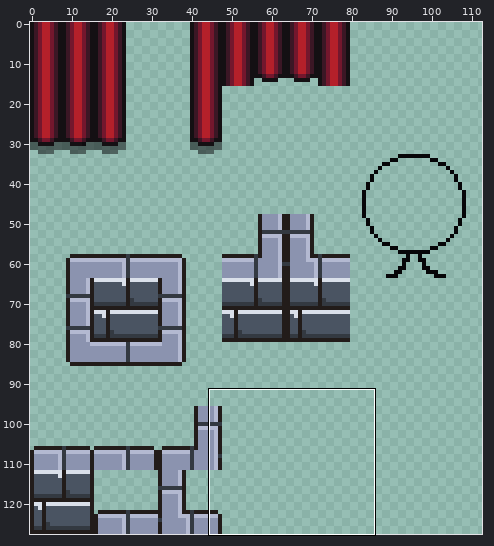
Sprite sheet, stored at Assets/Art/Pixel Art/Tiles/Stage Props.png. Above: a wide view before the commit, with the close-up outlined.
Close-up. Old version:
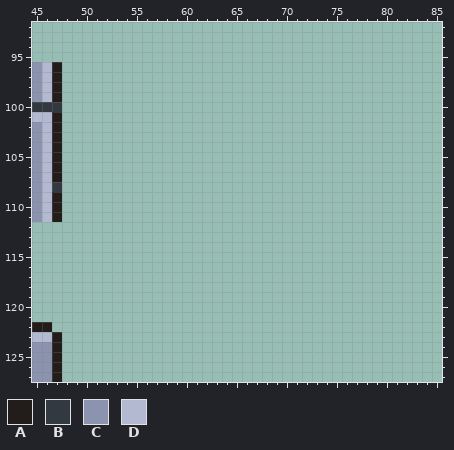
The file is 128x128 pixels. Shown: x 45..85, y 92..127. The wide view leaves out empty margins.
Palette (. is transparent): A #221c1a  B #333941  C #8b93af  D #b3b9d1
Pixels before, first column x 45:
 96 CDA
 97 CDA
 98 CDA
 99 CDA
100 BBB
101 DDA
102 CDA
103 CDA
104 CDA
105 CDA
106 CDA
107 CDA
108 CDB
109 CDA
110 CDA
111 CDA
112 ...
113 ...
114 ...
115 ...
116 ...
117 ...
118 ...
119 ...
120 ...
121 ...
122 AA.
123 DDA
124 CCA
125 CCA
126 CCA
127 CCA
The same view after the edit:
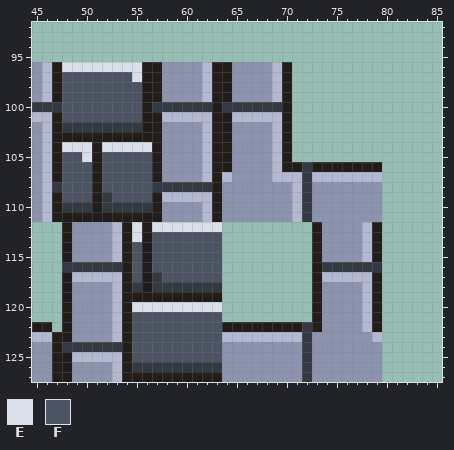
Colours new in this view: E #dae0ea  F #4a5462
Difference:
y 96: x 48..70 ....................... -> EEEEEEEEAACCCCDAACCCCDA
y 97: x 48..70 ....................... -> FFFFFFFEAACCCCDAACCCCDA
y 98..99: x 48..70 ....................... -> FFFFFFFFAACCCCDAACCCCDA
y 100: x 48..70 ....................... -> FFFFFFFFABBBBBBABBBBBBA
y 101: x 48..70 ....................... -> FFFFFFFFAADDDDDAADDDDDA
y 102: x 48..70 ....................... -> BBBBBBBBAACCCCDAACCCCDA
y 103: x 48..70 ....................... -> AAAAAAAAAACCCCDAACCCCDA
y 104: x 48..70 ....................... -> EEEAEEEEEACCCCDAACCCCDA
y 105: x 48..70 ....................... -> FFEAFFFFFACCCCDAACCCCDA
y 106: x 48..79 ................................ -> FFFAFFFFFACCCCDAACCCCDAABAAAAAAA
y 107: x 48..79 ................................ -> FFFAFFFFFACCCCDADCCCCDDDBDDDDDDD
y 108: x 48..79 ................................ -> FFFAFFFFFBBBBBBACCCCCCCDBCCCCCCC
y 109: x 48..79 ................................ -> FFFABFFFFADDDDDACCCCCCCDBCCCCCCC
y 110: x 48..79 ................................ -> BBBABBBBBACCCCDACCCCCCCDBCCCCCCC
y 111: x 48..79 ................................ -> AAAAAAAAAACCCCDACCCCCCCDBCCCCCCC
y 112: x 48..63 ................ -> ACCCCDAEAEEEEEEE; x 73..79 ....... -> ACCCCDA
y 113: x 48..63 ................ -> ACCCCDAEAFFFFFFF; x 73..79 ....... -> ACCCCDA
y 114..115: x 48..63 ................ -> ACCCCDAFAFFFFFFF; x 73..79 ....... -> ACCCCDA
y 116: x 48..63 ................ -> BBBBBBAFAFFFFFFF; x 73..79 ....... -> ABBBBBB
y 117: x 48..63 ................ -> ADDDDDAFABFFFFFF; x 73..79 ....... -> ADDDDDA
y 118: x 48..63 ................ -> ACCCCDABABBBBBBB; x 73..79 ....... -> ACCCCDA
y 119: x 48..63 ................ -> ACCCCDAAAAAAAAAA; x 73..79 ....... -> ACCCCDA
y 120: x 48..63 ................ -> ACCCCDAEEEEEEEEE; x 73..79 ....... -> ACCCCDA
y 121: x 48..63 ................ -> ACCCCDAFFFFFFFFF; x 73..79 ....... -> ACCCCDA
y 122: x 48..79 ................................ -> ACCCCDAFFFFFFFFFAAAAAAAABACCCCDA
y 123: x 48..79 ................................ -> ACCCCDAFFFFFFFFFDDDDDDDDBCCCCCCD
y 124: x 48..79 ................................ -> BBBBBBAFFFFFFFFFCCCCCCCCBCCCCCCC
y 125: x 48..79 ................................ -> ADDDDDAFFFFFFFFFCCCCCCCCBCCCCCCC
y 126: x 48..79 ................................ -> ACCCCDABBBBBBBBBCCCCCCCCBCCCCCCC
y 127: x 48..79 ................................ -> ACCCCDAAAAAAAAAACCCCCCCCBCCCCCCC
